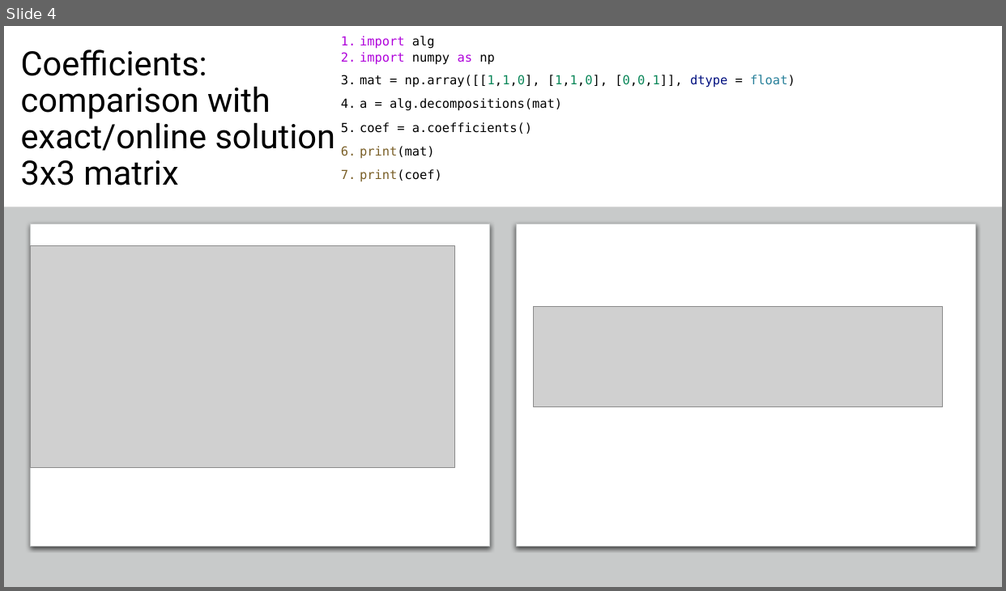
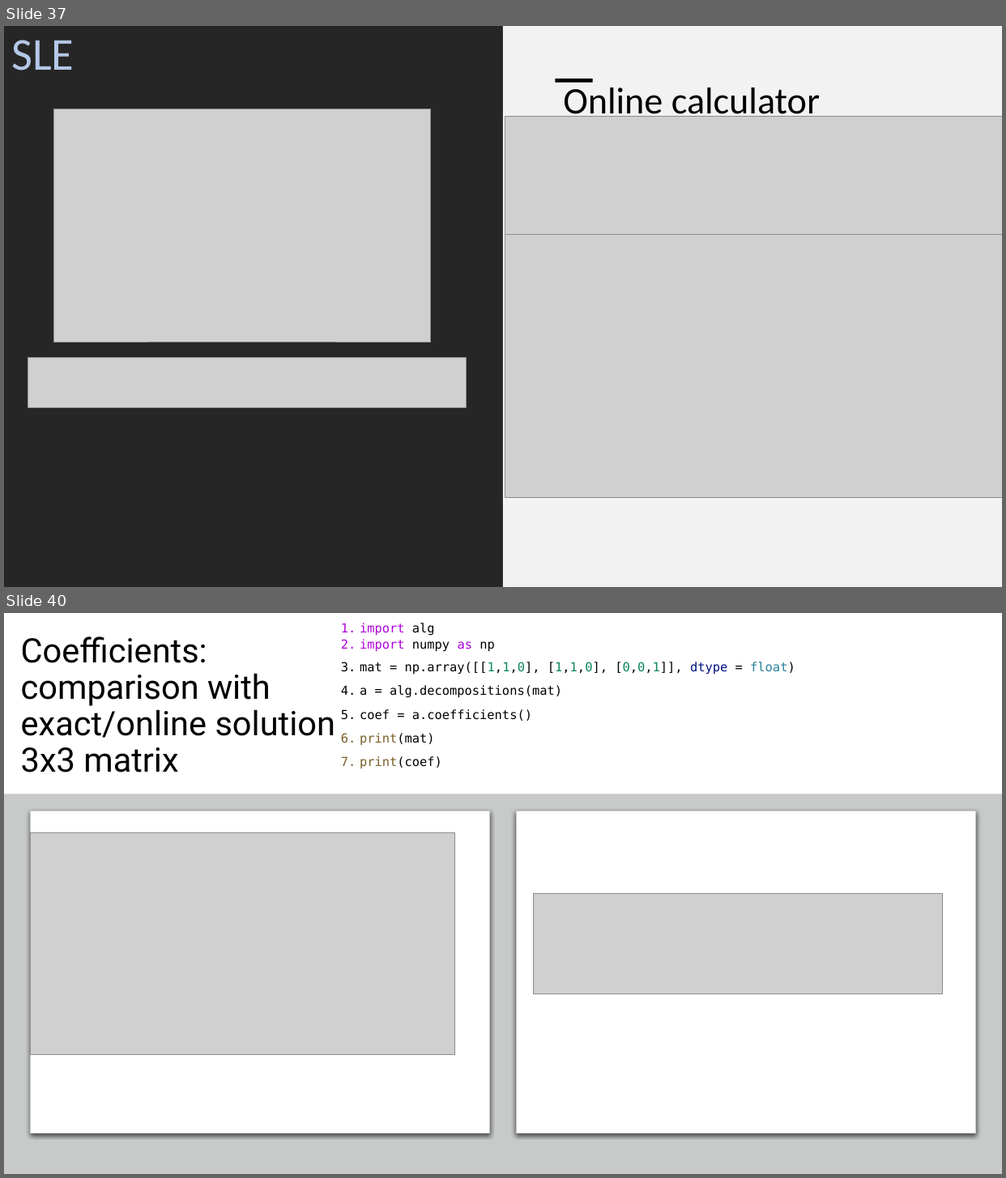
Before and after one commit to netalydana28/Python2, a slide deck: project3/algebra.pptx. Shown one above the other, each under a label of ours: slide 4 before the commit, slides 37 and 40 after it; the slides between them are not shown. The pictures are 1006x591 and 1006x1178 pixels, drawn with LibreOffice and Linux fonts; fonts in the diff are those of the drawing; grey boxes stand for pictures. Boxes give left, top, right and bottom in pixels: in the first picture for what was removed or moved away, otherwise in the second. Text is boxed around its words. In the diff, an @@ line names an element or a change of style, - is before the commit and + after.

```diff
--- a/project3/algebra.pptx
+++ b/project3/algebra.pptx
@@ slide 37 added at (4,26,1002,587), background #FFFFFF @@
@@ rectangle added at (4,26,503,587), fill #262626 @@
@@ title added at (11,40,74,71), 44 pt, text #B4C7E7 @@
+SLE
@@ rectangle added at (503,26,1002,587), fill #F2F2F2 @@
@@ rectangle added at (556,79,593,82), fill #000000 @@
@@ text added at (563,82,820,117), 36 pt, text #000000 @@
+Online calculator
@@ picture added at (53,109,430,342) @@
@@ picture added at (505,117,1002,335) @@
@@ picture added at (505,235,1002,498) @@
@@ picture added at (27,357,466,408) @@
@@ what was slide 4 is now slide 40 @@
```
Also in this commit, not shown: 10 slides changed, 45 other slides added, 6 slides removed, 4 other files.
